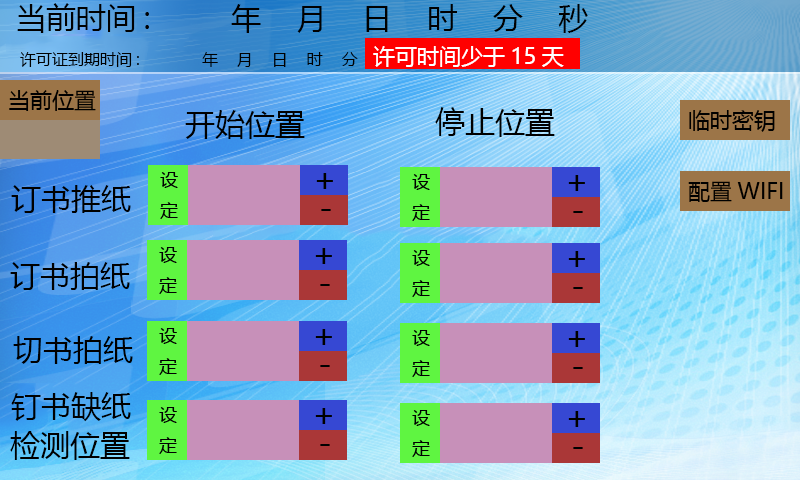
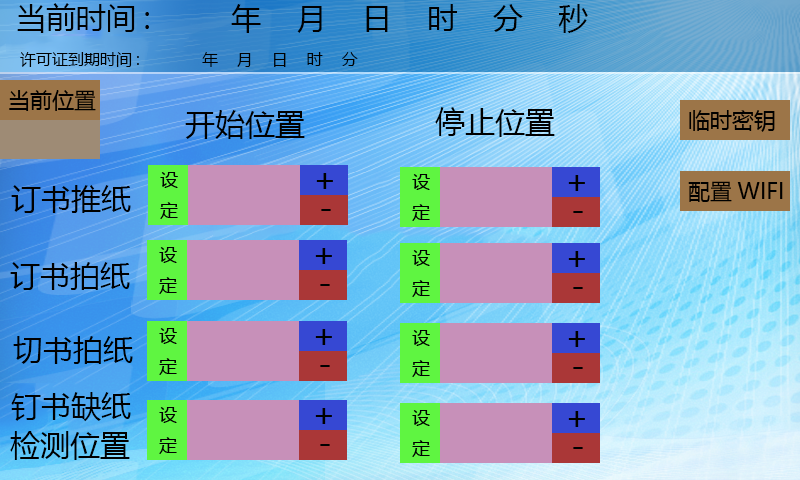
Comparing the layer stacks of the two w=800, h=480 images. Changes:
hid group "警告" (2 layers) over [365, 38, 580, 69]
